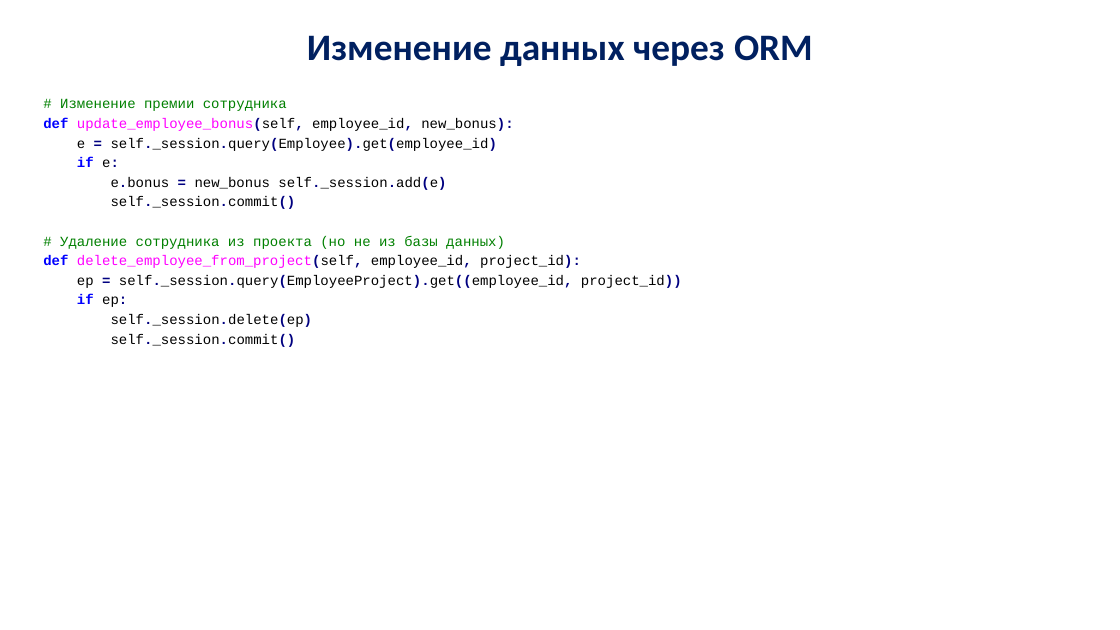
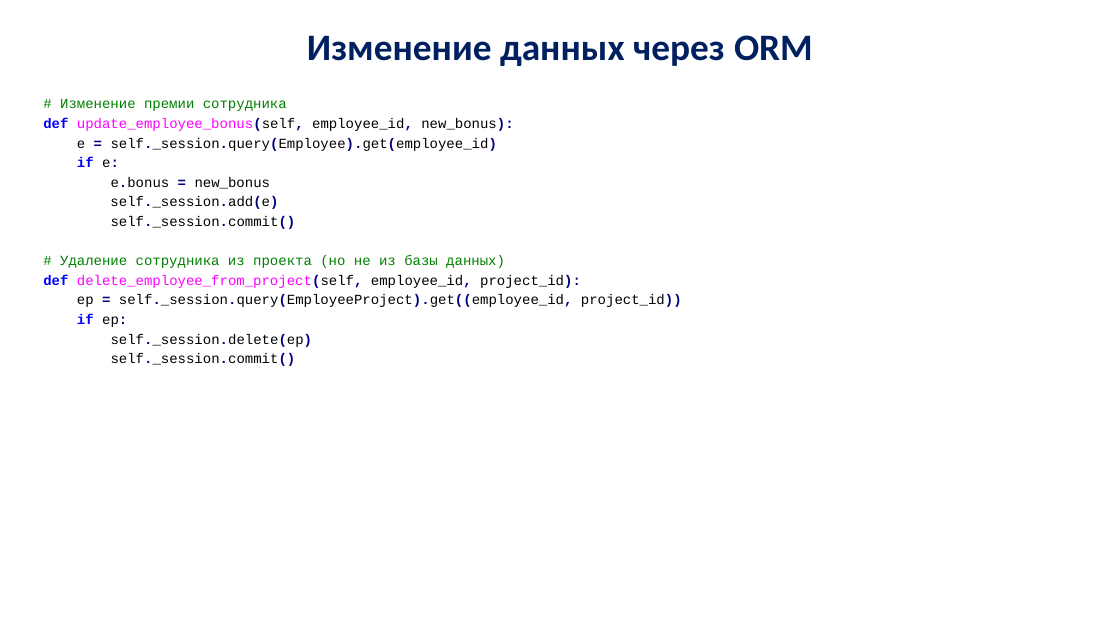
Before and after one commit to ZloiGaMeR/PythonCourseATIS, a slide deck: slide 49 of Lectures/py_lec_11.pptx. Drawn at 1120x630 pixels with LibreOffice and Linux fonts; fonts in the diff are those of the drawing; background and template pictures are left out. Boxes give left, top, right and bottom in pixels: in the first picture for what was removed or moved away, otherwise in the second. Text is boxed around its words. In the diff, an @@ line names an element or a change of style, - is before the commit and + after.

```diff
--- a/Lectures/py_lec_11.pptx
+++ b/Lectures/py_lec_11.pptx
@@ text at <box>110,177,278,209</box>: text changed @@
-e.bonus = new_bonus self._session.add(e)
+e.bonus = new_bonus
+self._session.add(e)
```
Also in this commit, not shown: 1 other file.
